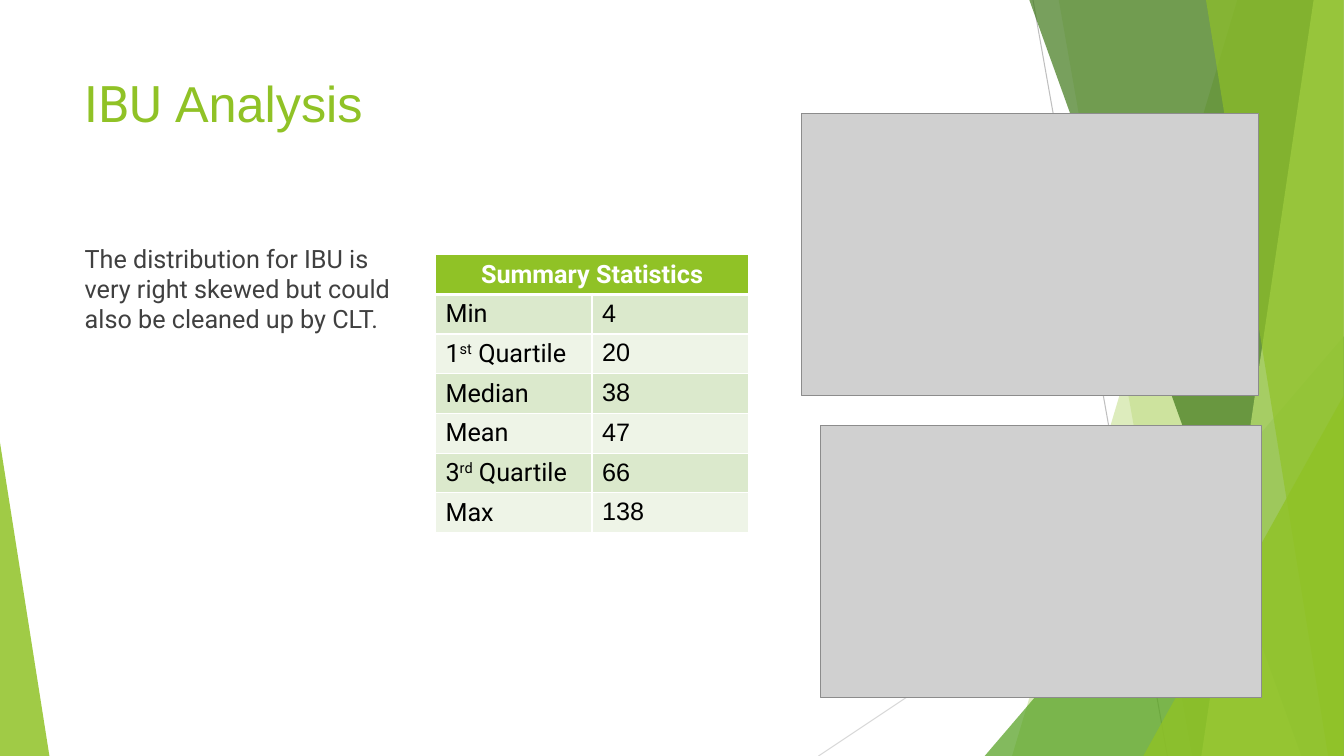
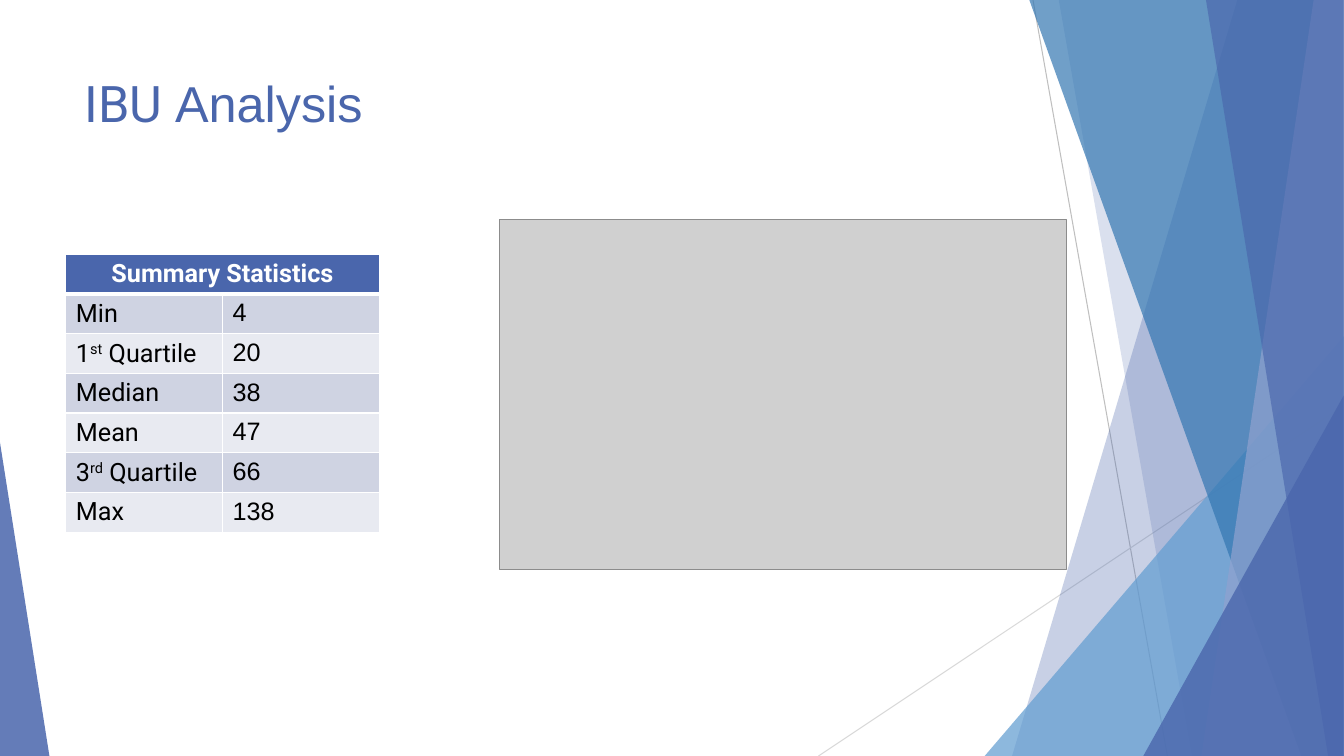
Before and after one commit to malcolmccarlson/DDS-CaseStudy1, a slide deck: slide 9 of MalcolmCarlsonBeerDataEDA.DDS6306.pptx (slide 8 before the commit). Drawn at 1344x756 pixels with LibreOffice and Linux fonts; fonts in the diff are those of the drawing; grey boxes stand for pictures. Boxes give left, top, right and bottom in pixels: in the first picture for what was removed or moved away, otherwise in the second. Text is boxed around its words. In the diff, an @@ line names an element or a change of style, - is before the commit and + after.

```diff
--- a/MalcolmCarlsonBeerDataEDA.DDS6306.pptx
+++ b/MalcolmCarlsonBeerDataEDA.DDS6306.pptx
@@ freeform shape at (x1=1012, y1=0, x2=1344, y2=756): fill #90C226 at 30% opacity to #4A66AC at 30% opacity @@
@@ freeform shape at (x1=1029, y1=0, x2=1344, y2=756): fill #3F7819 at 70% opacity to #3477B2 at 70% opacity @@
@@ freeform shape at (x1=1059, y1=0, x2=1344, y2=756): fill #90C226 at 20% opacity to #4A66AC at 20% opacity @@
@@ freeform shape at (x1=1202, y1=0, x2=1344, y2=756): fill #C0E474 at 70% opacity to #90A2CF at 70% opacity @@
@@ freeform shape at (x1=1206, y1=0, x2=1344, y2=756): fill #90C226 at 65% opacity to #4A66AC at 65% opacity @@
@@ title "IBU Analysis" at (x1=85, y1=85, x2=363, y2=132): text colour #90C226 to #4A66AC @@
@@ picture removed at (x1=802, y1=113, x2=1259, y2=395) @@
@@ picture added at (x1=500, y1=220, x2=1067, y2=570) @@
@@ table at (x1=66, y1=254, x2=378, y2=536) @@
@@ fill #90C226 to #4A66AC in row 1, column 1 @@
@@ fill #DBE9CD to #D0D3E3 in 6 cells @@
@@ fill #EEF4E8 to #E9EAF1 in 6 cells @@
@@ table moved from (x1=436, y1=255, x2=748, y2=537) to (x1=66, y1=254, x2=378, y2=536) @@
@@ text removed at (x1=85, y1=249, x2=390, y2=334) @@
-The distribution for IBU is very right skewed but could also be cleaned up by CLT.
@@ triangle at (x1=985, y1=336, x2=1344, y2=756): fill #54A021 at 72% opacity to #629DD1 at 72% opacity @@
@@ triangle at (x1=1143, y1=396, x2=1344, y2=756): fill #90C226 at 80% opacity to #4A66AC at 80% opacity @@
@@ triangle at (x1=0, y1=443, x2=49, y2=756): fill #90C226 at 85% opacity to #4A66AC at 85% opacity @@
@@ picture removed at (x1=821, y1=425, x2=1261, y2=698) @@
```
Also in this commit, not shown: 11 other slides changed, 6 slides added, 1 slide removed, 1 other file.
